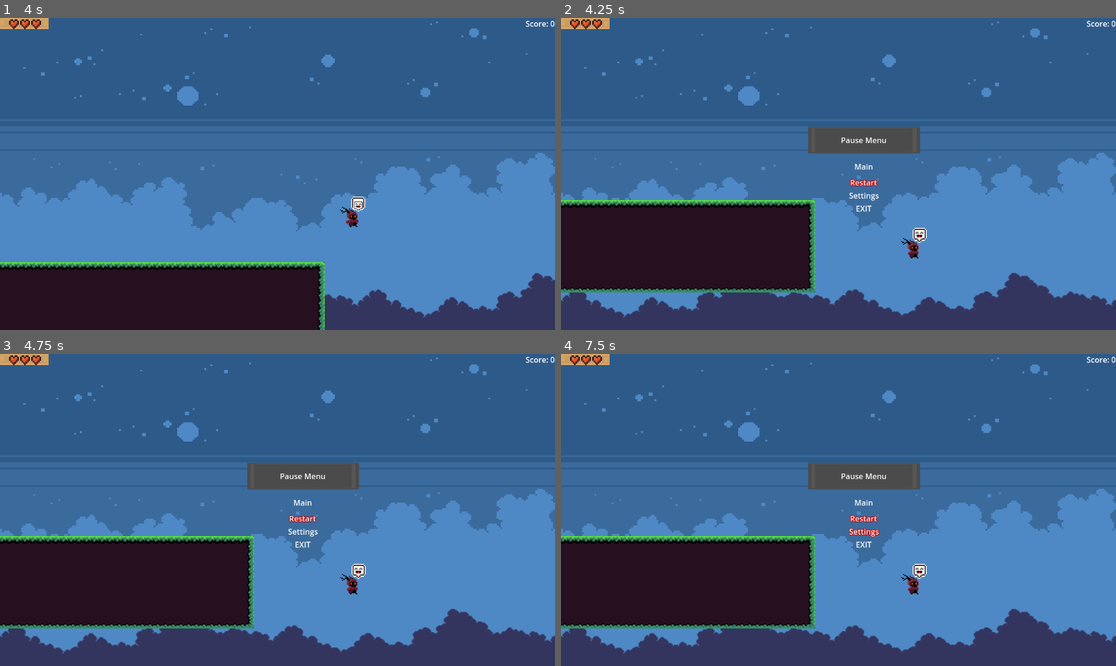
Above: before the commit, frames 1-4 (two rows, left to right).
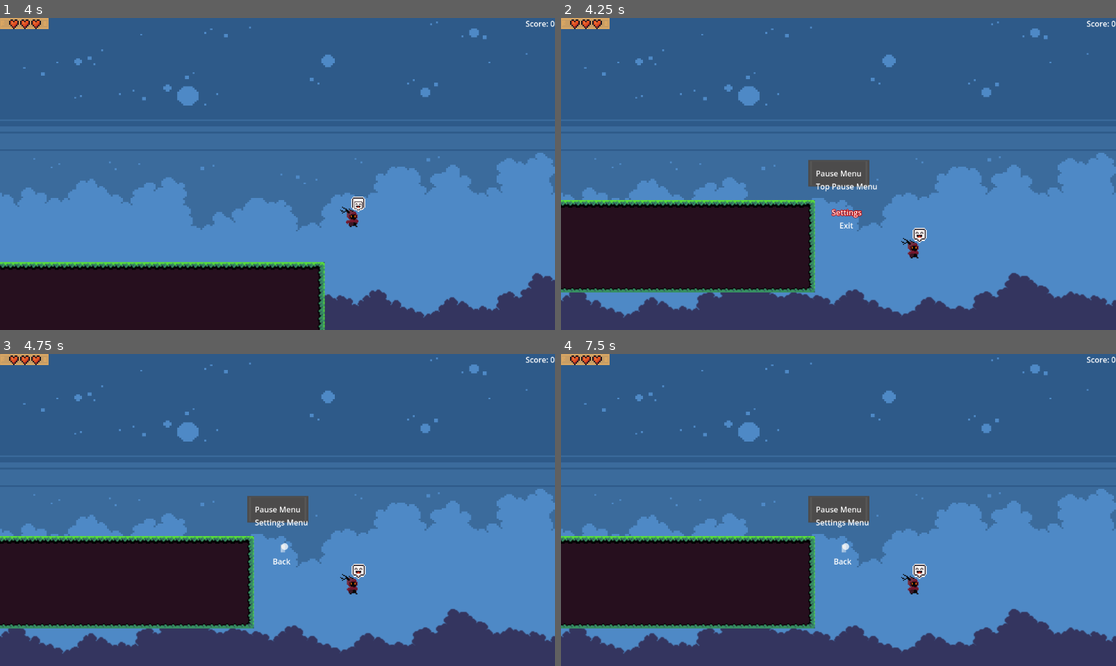
Above: after the commit, the same moments.

Repository: ag-pacier/Serif_Platformer
Game: Godot game, scene res://LevelStuff/Devlevel/devLevel.tscn
Same seed, same stepped clock (60 frames per second), same inputs: the game is played once before the commit and once after it. Sound files missing from this copy of the repository are replaced by a short silence.
Inputs:
- Up to frame 1 (4 s): tap Enter (return_but) at 0.5, 0.8, 1.35, 2.3, 2.85, 3.8 s; hold Right (right) 0.53-2.03 s; tap F (action) at 0.6, 1.55, 2.1, 3.05, 3.6 s; tap Space (jump) at 0.77, 1.52, 3.02, 3.77 s; hold Left (left) 2.03-2.78 s; hold Right (right) from 2.78 s (still down)
- Up to frame 2 (4.25 s): keep holding Right (right); tap Escape (pause) at 4.15 s
- Up to frame 3 (4.75 s): release Right (right) at 4.28 s; hold Left (left) from 4.28 s (still down); tap Enter (return_but) at 4.35 s; tap Space (jump) at 4.52 s; tap F (action) at 4.55 s
- Up to frame 4 (7.5 s): tap Space (jump) at 5, 6.02, 6.5, 6.77 s; release Left (left) at 5.03 s; hold Right (right) 5.03-5.78 s; tap F (action) at 5.1, 6.05, 6.6 s; tap Enter (return_but) at 5.3, 5.75, 5.85, 6.8, 7.25, 7.35 s; hold Left (left) 5.78-7.28 s; hold Right (right) from 7.28 s (still down)

Frame 1 is identical in both runs. In frame 2, 3.0% of the frame differs, in the area x 44-65%, y 34-68%; in frame 3, 3.0%; in frame 4, 3.0%.

Commit message:
Pause Update
-Moved sprites related to the HUD into the UI folder
- Recreating pause menu to allow settings and signals
- Got basic framework up, but needs a lot of work right now

Diff:
--- a/Sprites/HUD/PauseMenu.tscn
+++ /dev/null
@@ -1,92 +0,0 @@
-[gd_scene load_steps=3 format=3 uid="uid://bahl7j3gs67je"]
-
-[ext_resource type="Script" uid="uid://bp3yuhyvlr5g6" path="res://Sprites/HUD/pause_menu.gd" id="1_qhpok"]
-[ext_resource type="StyleBox" uid="uid://plume04f37nw" path="res://Sprites/HUD/PauseBox.tres" id="2_nq3hk"]
-
-[node name="PauseMenu" type="Control"]
-process_mode = 2
-layout_mode = 3
-anchors_preset = 15
-anchor_right = 1.0
-anchor_bottom = 1.0
-grow_horizontal = 2
-grow_vertical = 2
-script = ExtResource("1_qhpok")
-
-[node name="VBoxContainer" type="VBoxContainer" parent="."]
-layout_mode = 1
-anchors_preset = 8
-anchor_left = 0.5
-anchor_top = 0.5
-anchor_right = 0.5
-anchor_bottom = 0.5
-offset_left = -47.5
-offset_top = -93.5
-offset_right = 152.5
-offset_bottom = 93.5
-grow_horizontal = 2
-grow_vertical = 2
-theme_override_constants/separation = 32
-alignment = 1
-
-[node name="Label" type="Label" parent="VBoxContainer"]
-texture_filter = 1
-layout_mode = 2
-theme_override_styles/normal = ExtResource("2_nq3hk")
-text = "Pause Menu"
-horizontal_alignment = 1
-
-[node name="VBoxContainer" type="VBoxContainer" parent="VBoxContainer"]
-layout_mode = 2
-theme_override_constants/separation = 10
-alignment = 1
-
-[node name="MenuLabel" type="RichTextLabel" parent="VBoxContainer/VBoxContainer"]
-clip_contents = false
-layout_mode = 2
-bbcode_enabled = true
-text = "Main"
-fit_content = true
-scroll_active = false
-autowrap_mode = 0
-horizontal_alignment = 1
-deselect_on_focus_loss_enabled = false
-drag_and_drop_selection_enabled = false
-
-[node name="Main" type="VBoxContainer" parent="VBoxContainer/VBoxContainer"]
-layout_mode = 2
-alignment = 1
-
-[node name="Restart" type="Label" parent="VBoxContainer/VBoxContainer/Main"]
-layout_mode = 2
-text = "Restart"
-horizontal_alignment = 1
-
-[node name="Settings" type="Label" parent="VBoxContainer/VBoxContainer/Main"]
-layout_mode = 2
-text = "Settings"
-horizontal_alignment = 1
-
-[node name="EXIT" type="Label" parent="VBoxContainer/VBoxContainer/Main"]
-layout_mode = 2
-text = "EXIT"
-horizontal_alignment = 1
-
-[node name="Settings" type="VBoxContainer" parent="VBoxContainer/VBoxContainer"]
-visible = false
-layout_mode = 2
-
-[node name="TempLabel" type="Label" parent="VBoxContainer/VBoxContainer/Settings"]
-layout_mode = 2
-text = "Under Construction!"
-
-[node name="Back" type="Label" parent="VBoxContainer/VBoxContainer/Settings"]
-layout_mode = 2
-text = "Back"
-horizontal_alignment = 1
-
-[node name="QuitTimer" type="Timer" parent="."]
-wait_time = 0.7
-one_shot = true
-
-[connection signal="timeout" from="QuitTimer" to="." method="_on_quit_timer_timeout"]
--- a/Sprites/HUD/pause_menu.gd
+++ /dev/null
@@ -1,77 +0,0 @@
-extends Control
-
-@onready var current_item: int = 0
-@onready var max_item: int = 0
-@onready var men_label = $VBoxContainer/VBoxContainer/MenuLabel
-@onready var main = $VBoxContainer/VBoxContainer/Main
-@onready var sets = $VBoxContainer/VBoxContainer/Settings
-@onready var current_menu = $VBoxContainer/VBoxContainer/Main
-@onready var active_item_effect = preload("res://UI/cur_item_effect.tres")
-
-func _ready():
-	reset_menus()
-
-## Select a menu item
-func select_item(item: int):
-	var action = current_menu.get_child(item).text
-	match action:
-		"Back":
-			move_menu(0)
-		"EXIT":
-			$QuitTimer.start()
-		"Settings":
-			move_menu(1)
-		_:
-			print("Not implemented yet:", action)
-
-func reset_menus():
-	var old_item = current_menu.get_child(current_item)
-	old_item.label_settings = null
-	current_menu = main
-	set_label("Main")
-	main.visible = true
-	sets.visible = false
-	current_item = 0
-	old_item = current_menu.get_child(current_item)
-	old_item.label_settings = active_item_effect
-	max_item = len(main.get_children())
-
-func set_label(lab):
-	men_label.clear()
-	men_label.add_text(lab)
-
-func move_menu(menu: int):
-	match menu:
-		0:
-			reset_menus()
-		1:
-			set_label("Settings")
-			main.visible = false
-			sets.visible = true
-			current_item = 0
-			current_menu = sets
-
-		_:
-			push_error("Unknown menu provided for move_menu in Pause. Menu called:", menu)
-
-func _process(_delta):
-	if Input.is_action_just_pressed("up_dir") or Input.is_action_just_pressed("left"):
-		if current_item > 0:
-			var old_item = current_menu.get_child(current_item)
-			old_item.label_settings = null
-			current_item -= 1
-			old_item = current_menu.get_child(current_item)
-			old_item.label_settings = active_item_effect
-	if Input.is_action_just_pressed("down_dir") or Input.is_action_just_pressed("right"):
-		if current_item < max_item:
-			var old_item = current_menu.get_child(current_item)
-			old_item.label_settings = null
-			current_item += 1
-			old_item = current_menu.get_child(current_item)
-			old_item.label_settings = active_item_effect
-	if Input.is_action_just_pressed("return_but") or Input.is_action_just_pressed("action"):
-		select_item(current_item)
-
-
-func _on_quit_timer_timeout() -> void:
-	get_tree().quit()
--- a/UI/HUD.gd
+++ b/UI/HUD.gd
@@ -14,7 +14,7 @@
 
 # Container for health indicators
 @onready var hearts: Array
-@onready var health_sprite = preload("res://Sprites/HealthIndi/healthtexture.tscn")
+@onready var health_sprite = preload("res://UI/HealthIndi/healthtexture.tscn")
 
 # Indicator that Satrio has reached 0 health :(
 signal death
@@ -91,7 +91,6 @@
 		$PauseTimer.start()
 		if get_tree().paused:
 			$CenterContainer/MenuContainer.visible = false
-			$CenterContainer/MenuContainer/PauseMenu.reset_menus()
 			get_tree().paused = false
 		else:
 			get_tree().paused = true
--- a/UI/HUD.tscn
+++ b/UI/HUD.tscn
@@ -2,7 +2,7 @@
 
 [ext_resource type="Script" uid="uid://clvk2okm7g3st" path="res://UI/HUD.gd" id="1_cyhru"]
 [ext_resource type="Texture2D" uid="uid://c6pbj6sp8ps3x" path="res://Art/Dungeon Ruins Tileset/Dungeon Ruins Tileset Day.png" id="2_4n7mi"]
-[ext_resource type="PackedScene" uid="uid://bahl7j3gs67je" path="res://Sprites/HUD/PauseMenu.tscn" id="2_ijstf"]
+[ext_resource type="PackedScene" uid="uid://bahl7j3gs67je" path="res://UI/PauseMenu/PauseMenu.tscn" id="2_ijstf"]
 
 [sub_resource type="AtlasTexture" id="AtlasTexture_uk570"]
 atlas = ExtResource("2_4n7mi")
--- a/Sprites/HealthIndi/healthtexture.tscn
+++ b/UI/HealthIndi/healthtexture.tscn
@@ -2,7 +2,7 @@
 
 [ext_resource type="Texture2D" uid="uid://c6pbj6sp8ps3x" path="res://Art/Dungeon Ruins Tileset/Dungeon Ruins Tileset Day.png" id="1_822r0"]
 [ext_resource type="Texture2D" uid="uid://c5j0at3rt02xg" path="res://Art/Mini FX, Items & UI/Mini UI/Health_Indicator_Black_Outline (8 x 8).png" id="2_luo27"]
-[ext_resource type="Script" uid="uid://cueapxraxguw6" path="res://Sprites/HealthIndi/healthtexture.gd" id="2_pw5yo"]
+[ext_resource type="Script" uid="uid://cueapxraxguw6" path="res://UI/HealthIndi/healthtexture.gd" id="2_pw5yo"]
 
 [sub_resource type="AtlasTexture" id="AtlasTexture_luo27"]
 atlas = ExtResource("1_822r0")
--- /dev/null
+++ b/UI/PauseMenu/PauseMenu.tscn
@@ -0,0 +1,49 @@
+[gd_scene load_steps=5 format=3 uid="uid://bahl7j3gs67je"]
+
+[ext_resource type="Script" uid="uid://bp3yuhyvlr5g6" path="res://UI/PauseMenu/pause_menu.gd" id="1_qhpok"]
+[ext_resource type="StyleBox" uid="uid://plume04f37nw" path="res://UI/PauseMenu/PauseBox.tres" id="2_nq3hk"]
+[ext_resource type="PackedScene" uid="uid://cvo0eahxhgec" path="res://UI/PauseMenu/SubMenus/top_menu.tscn" id="3_fhxse"]
+[ext_resource type="PackedScene" uid="uid://cw6knrkiffvii" path="res://UI/PauseMenu/SubMenus/set_menu.tscn" id="4_sjch0"]
+
+[node name="PauseMenu" type="Control"]
+process_mode = 2
+layout_mode = 3
+anchors_preset = 15
+anchor_right = 1.0
+anchor_bottom = 1.0
+grow_horizontal = 2
+grow_vertical = 2
+script = ExtResource("1_qhpok")
+
+[node name="CenterContainer" type="CenterContainer" parent="."]
+layout_mode = 1
+anchors_preset = 15
+anchor_right = 1.0
+anchor_bottom = 1.0
+grow_horizontal = 2
+grow_vertical = 2
+
+[node name="VBoxContainer" type="VBoxContainer" parent="CenterContainer"]
+layout_mode = 2
+alignment = 1
+
+[node name="Pause Indicator" type="Label" parent="CenterContainer/VBoxContainer"]
+texture_filter = 1
+layout_mode = 2
+theme_override_styles/normal = ExtResource("2_nq3hk")
+text = "Pause Menu"
+horizontal_alignment = 1
+
+[node name="TopMenu" parent="CenterContainer/VBoxContainer" instance=ExtResource("3_fhxse")]
+layout_mode = 2
+
+[node name="SetMenu" parent="CenterContainer/VBoxContainer" instance=ExtResource("4_sjch0")]
+visible = false
+layout_mode = 2
+
+[node name="QuitTimer" type="Timer" parent="."]
+wait_time = 0.8
+one_shot = true
+
+[connection signal="menu_change" from="CenterContainer/VBoxContainer/TopMenu" to="." method="_on_top_menu_menu_change"]
+[connection signal="timeout" from="QuitTimer" to="." method="_on_quit_timer_timeout"]
--- /dev/null
+++ b/UI/PauseMenu/SubMenus/set_menu.gd
@@ -0,0 +1,5 @@
+extends PauseMenuBase
+
+func _ready():
+	rebuild_menu_items([$VBoxContainer/MasterVolume/MasterVolLab])
+	super()
--- /dev/null
+++ b/UI/PauseMenu/SubMenus/set_menu.tscn
@@ -0,0 +1,22 @@
+[gd_scene load_steps=3 format=3 uid="uid://cw6knrkiffvii"]
+
+[ext_resource type="PackedScene" uid="uid://0o311gqfojnt" path="res://UI/PauseMenu/pmenu_base.tscn" id="1_lyrfc"]
+[ext_resource type="Script" uid="uid://dnygvrta6qtqg" path="res://UI/PauseMenu/SubMenus/set_menu.gd" id="2_fn514"]
+
+[node name="SetMenu" instance=ExtResource("1_lyrfc")]
+script = ExtResource("2_fn514")
+menu_title = "Settings Menu"
+
+[node name="MasterVolume" type="HBoxContainer" parent="VBoxContainer" index="2"]
+layout_mode = 2
+alignment = 1
+
+[node name="MasterVolLab" type="Label" parent="VBoxContainer/MasterVolume" index="0"]
+layout_mode = 2
+
+[node name="MasterVolSlide" type="HSlider" parent="VBoxContainer/MasterVolume" index="1"]
+layout_mode = 2
+step = 10.0
+rounded = true
+tick_count = 10
+ticks_on_borders = true
--- /dev/null
+++ b/UI/PauseMenu/SubMenus/top_menu.gd
@@ -0,0 +1,5 @@
+extends PauseMenuBase
+
+func _ready():
+	rebuild_menu_items([$VBoxContainer/Settings])
+	super()
--- /dev/null
+++ b/UI/PauseMenu/SubMenus/top_menu.tscn
@@ -0,0 +1,14 @@
+[gd_scene load_steps=3 format=3 uid="uid://cvo0eahxhgec"]
+
+[ext_resource type="PackedScene" uid="uid://0o311gqfojnt" path="res://UI/PauseMenu/pmenu_base.tscn" id="1_4iaxw"]
+[ext_resource type="Script" uid="uid://6hd0ijsmtvtf" path="res://UI/PauseMenu/SubMenus/top_menu.gd" id="2_2tcfr"]
+
+[node name="TopMenu" instance=ExtResource("1_4iaxw")]
+script = ExtResource("2_2tcfr")
+menu_title = "Top Pause Menu"
+top_menu = true
+
+[node name="Settings" type="Label" parent="VBoxContainer" index="2"]
+layout_mode = 2
+text = "Settings"
+horizontal_alignment = 1
--- /dev/null
+++ b/UI/PauseMenu/pause_menu.gd
@@ -0,0 +1,27 @@
+extends Control
+
+@onready var cur_menu = $CenterContainer/VBoxContainer/TopMenu
+
+func _process(_delta: float) -> void:
+	if Input.is_action_just_released("down_dir"):
+		var _action = cur_menu.next_item()
+	if Input.is_action_just_released("up_dir"):
+		var _action = cur_menu.prev_item()
+	if Input.is_action_just_released("return_but"):
+		cur_menu.act_item()
+
+
+func _on_top_menu_menu_change(item: String) -> void:
+	match item:
+		"Settings":
+			cur_menu.visible = false
+			cur_menu = $CenterContainer/VBoxContainer/SetMenu
+			cur_menu.visible = true
+		"Exit":
+			$QuitTimer.start()
+		_:
+			print("Saw: ", item)
+
+
+func _on_quit_timer_timeout() -> void:
+	get_tree().quit()
--- /dev/null
+++ b/UI/PauseMenu/pmenu_base.gd
@@ -0,0 +1,55 @@
+extends Control
+class_name PauseMenuBase
+
+signal menu_change
+
+## Title of the menu that is being made
+@export var menu_title: String
+## Should the last item be "back" (false) or "exit" (true)
+@export var top_menu: bool = false
+## Array of all selectable items by reference to their label node
+@onready var menu_items: Array = [$VBoxContainer/LastItem]
+## menu item that should have the highlight on it
+@onready var cur_item: int = 0
+## Highlight style
+@onready var hilite = preload("res://UI/PauseMenu/cur_item_effect.tres")
+
+func _ready() -> void:
+	if menu_title == "" or menu_title == null:
+		menu_title = "Unnamed Menu"
+	$VBoxContainer/MenuTitle.text = menu_title
+	if top_menu:
+		$VBoxContainer/LastItem.text = "Exit"
+	else:
+		$VBoxContainer/LastItem.text = "Back"
+	menu_items[0].label_settings = hilite
+
+## Rebuild the menu_items array. Will auto add the LastItem label
+func rebuild_menu_items(new_items: Array) -> void:
+	new_items.append_array([$VBoxContainer/LastItem])
+	menu_items = new_items
+
+## Proceed to the next available item in the menu
+## Returns TRUE if there is something next and FALSE if its the end
+func next_item() -> bool:
+	if cur_item + 1 < len(menu_items):
+		menu_items[cur_item].label_settings = null
+		cur_item += 1
+		menu_items[cur_item].label_settings = hilite
+		return true
+	else:
+		return false
+
+## Proceed to the previous available item in the menu
+## Returns TRUE if there is something previously and FALSE if its the begining
+func prev_item() -> bool:
+	if cur_item > 0:
+		menu_items[cur_item].label_settings = null
+		cur_item -= 1
+		menu_items[cur_item].label_settings = hilite
+		return true
+	else:
+		return false
+
+func act_item() -> void:
+	emit_signal("menu_change", menu_items[cur_item].text)
--- /dev/null
+++ b/UI/PauseMenu/pmenu_base.tscn
@@ -0,0 +1,29 @@
+[gd_scene load_steps=2 format=3 uid="uid://0o311gqfojnt"]
+
+[ext_resource type="Script" uid="uid://b5q6d1cvnbiv7" path="res://UI/PauseMenu/pmenu_base.gd" id="1_ojiqm"]
+
+[node name="PmenuBase" type="Control"]
+layout_mode = 3
+anchors_preset = 15
+anchor_right = 1.0
+anchor_bottom = 1.0
+grow_horizontal = 2
+grow_vertical = 2
+script = ExtResource("1_ojiqm")
+
+[node name="VBoxContainer" type="VBoxContainer" parent="."]
+layout_mode = 0
+offset_right = 40.0
+offset_bottom = 40.0
+alignment = 1
+
+[node name="MenuTitle" type="Label" parent="VBoxContainer"]
+layout_mode = 2
+horizontal_alignment = 1
+
+[node name="ITEMS HERE" type="Label" parent="VBoxContainer"]
+layout_mode = 2
+
+[node name="LastItem" type="Label" parent="VBoxContainer"]
+layout_mode = 2
+horizontal_alignment = 1
--- a/project.godot
+++ b/project.godot
@@ -15,6 +15,10 @@
 run/main_scene="uid://d1dxqy8fo7ltb"
 config/features=PackedStringArray("4.4", "Mobile")
 config/icon="res://icon.svg"
+
+[audio]
+
+buses/default_bus_layout="uid://bivq4o3rq1r24"
 
 [input]
 
Renamed: Sprites/HealthIndi/healthtexture.gd -> UI/HealthIndi/healthtexture.gd
Renamed: Sprites/HealthIndi/healthtexture.gd.uid -> UI/HealthIndi/healthtexture.gd.uid
Renamed: Sprites/HUD/PauseBox.tres -> UI/PauseMenu/PauseBox.tres
Not shown, added: UI/PauseMenu/SubMenus/set_menu.gd.uid
Not shown, added: UI/PauseMenu/SubMenus/top_menu.gd.uid
Renamed: UI/cur_item_effect.tres -> UI/PauseMenu/cur_item_effect.tres
Renamed: Sprites/HUD/pause_menu.gd.uid -> UI/PauseMenu/pause_menu.gd.uid
Not shown, added: UI/PauseMenu/pmenu_base.gd.uid
